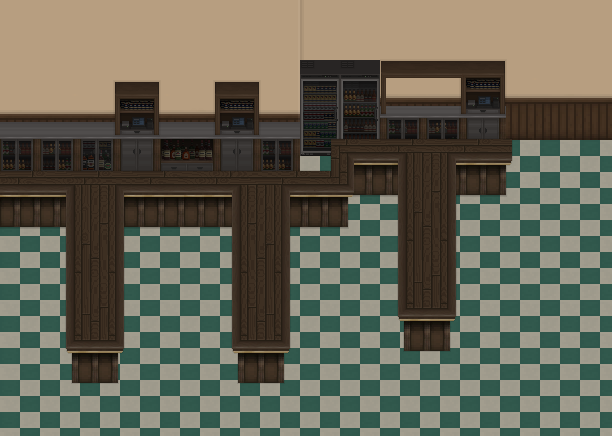
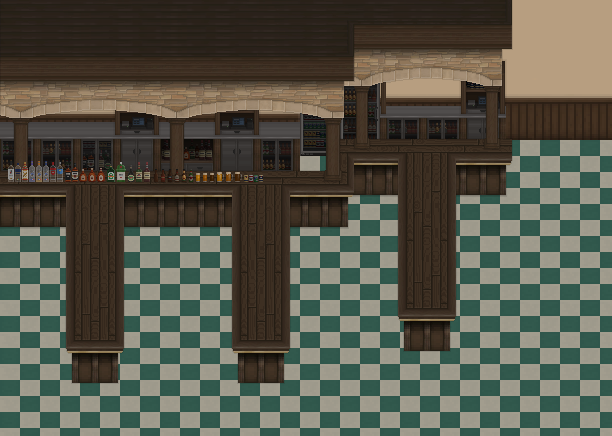
Comparing the layer stacks of the two 612 × 436 images. Changes:
showed group "Drinks & Bottles" (8 layers) over bbox(8, 161, 263, 183)
showed group "Roof" (5 layers) over bbox(0, 0, 513, 81)
showed group "Pillars" (2 layers) over bbox(10, 86, 502, 183)
showed group "Arch" (3 layers) over bbox(0, 49, 503, 119)
